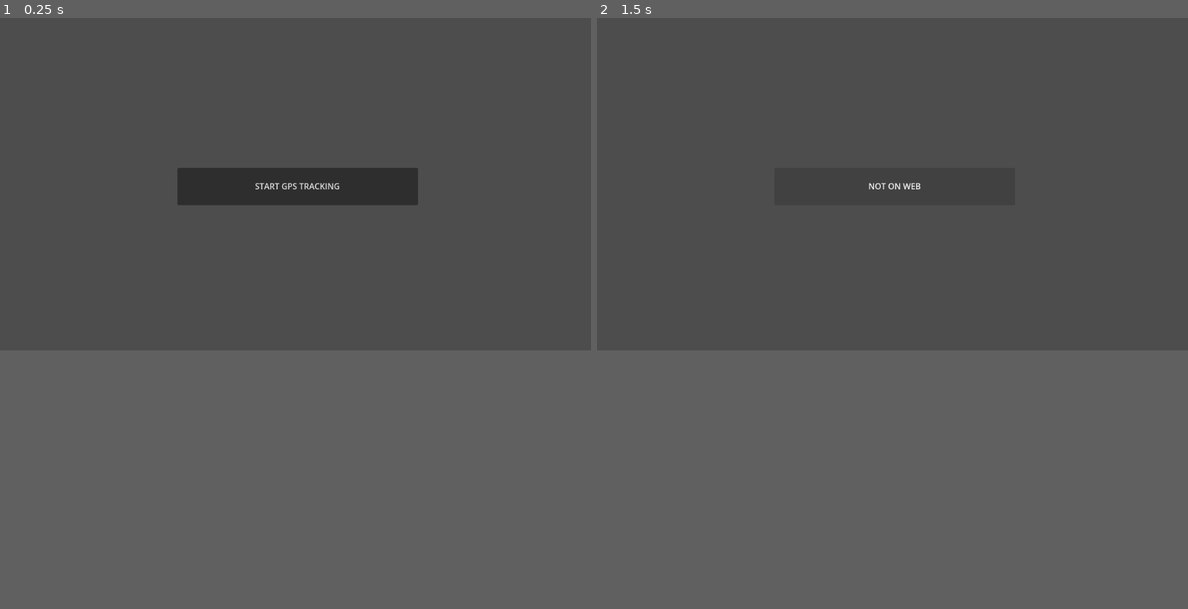
Above: before the commit, frames 1-2 (left to right).
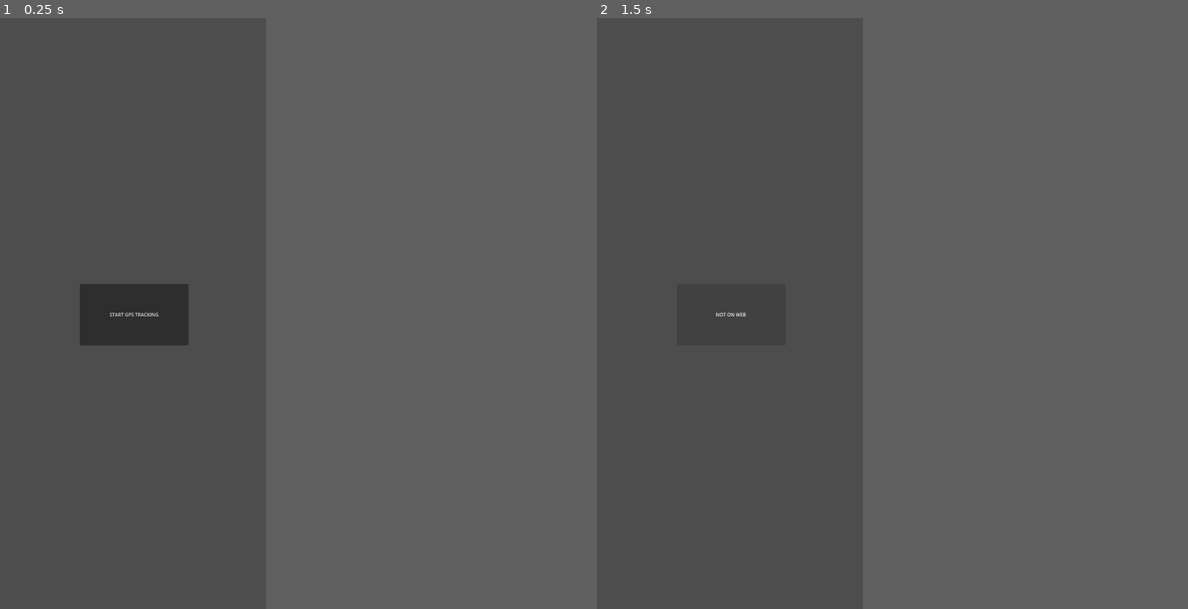
Above: after the commit, the same moments.

Repository: thmsdmp-lgtm/TIPNav-Prototype
Game: Godot game, scene res://scenes/main.tscn
The game is run twice, just before and just after one commit, with the same random seed, the same clock (stepped at 60 frames per second) and the same inputs.
Inputs:
- Up to frame 1 (0.25 s): no input
- Up to frame 2 (1.5 s): click "START GPS TRACKING" at 0.5 s; click "NOT ON WEB" at 1.25 s
In our replay, the window is 800x450 before the commit and 360x800 after it. These sizes can differ from the game's own. Grey fills any space a smaller window leaves; there, only what the larger window draws over its background counts as a difference.

The runs differ from the first frame. In frame 1, 4.4% of the frame differs, in the area x 13-71%, y 25-56%; in frame 2, less than 0.1%.

Commit message:
changed resolution to 20:9 HD+

Diff:
--- a/project.godot
+++ b/project.godot
@@ -19,6 +19,8 @@
 
 [display]
 
+window/size/viewport_width=900
+window/size/viewport_height=2000
 window/stretch/mode="viewport"
 window/stretch/aspect="expand"
 
Not shown, changed: index.html
Not shown, changed: index.pck
